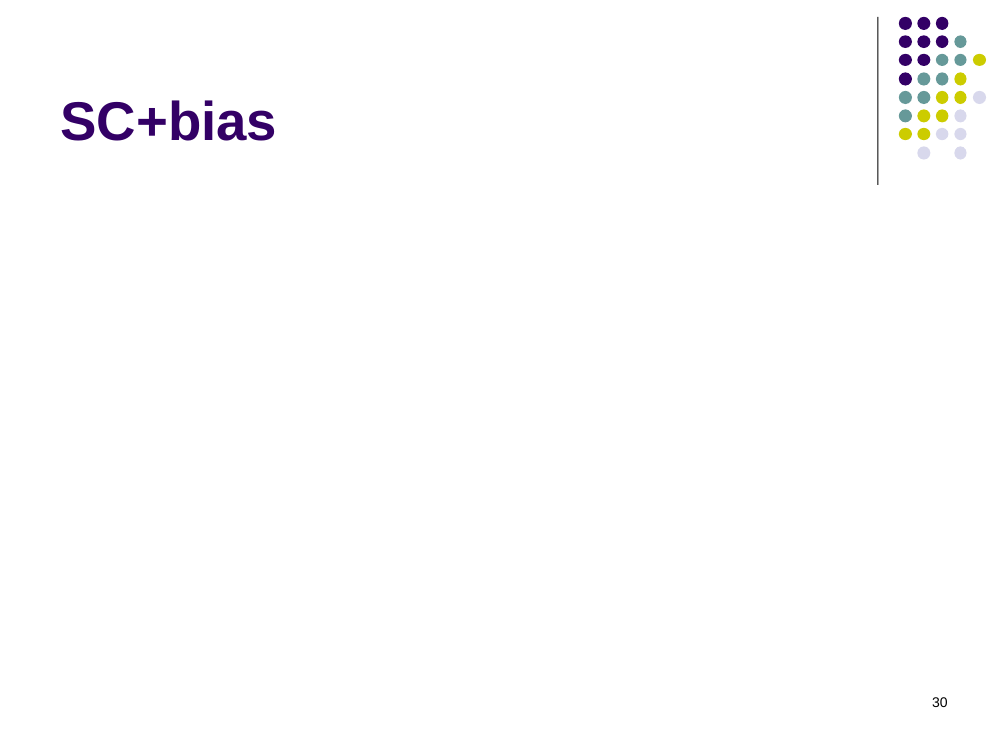
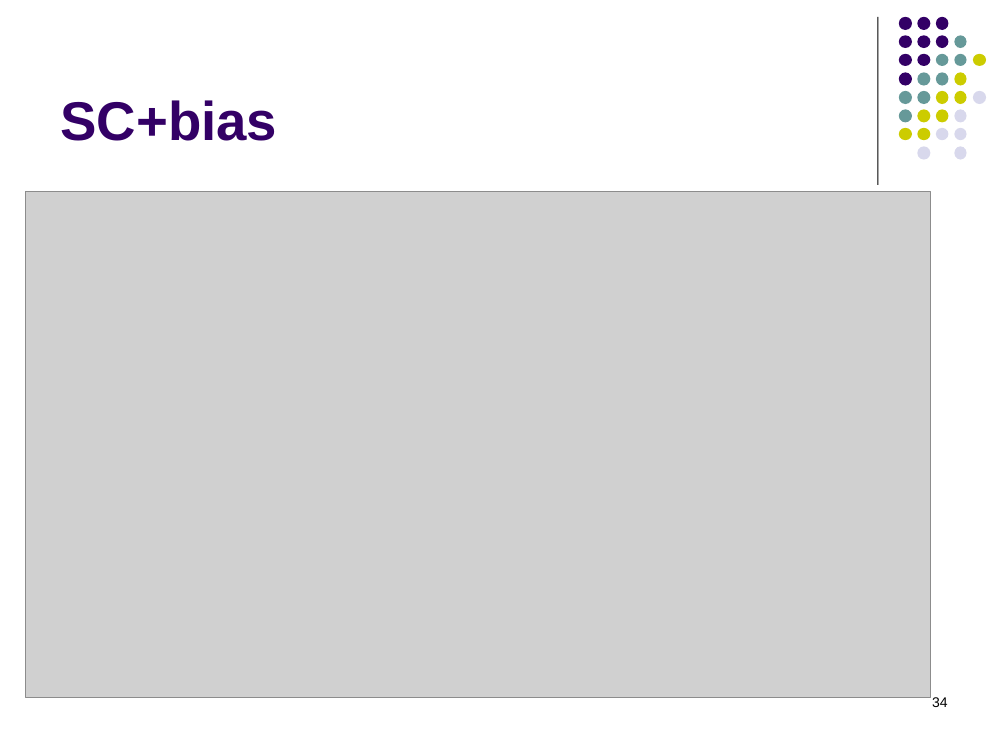
Before and after one commit to RobertHolderIII/dissertation, a slide deck: slide 34 of doc/defense-Dec2015.pptx (slide 30 before the commit). Drawn at 1008x756 pixels with LibreOffice and Linux fonts; fonts in the diff are those of the drawing; grey boxes stand for pictures. Boxes give left, top, right and bottom in pixels: in the first picture for what was removed or moved away, otherwise in the second. Text is boxed around its words. In the diff, an @@ line names an element or a change of style, - is before the commit and + after.

```diff
--- a/doc/defense-Dec2015.pptx
+++ b/doc/defense-Dec2015.pptx
@@ picture added at <box>25,192,931,698</box> @@
@@ page number at <box>932,697,948,707</box>: text changed @@
-30
+34
```
Also in this commit, not shown: 4 other slides changed, 11 slides added, 4 slides removed, 1 other file.
